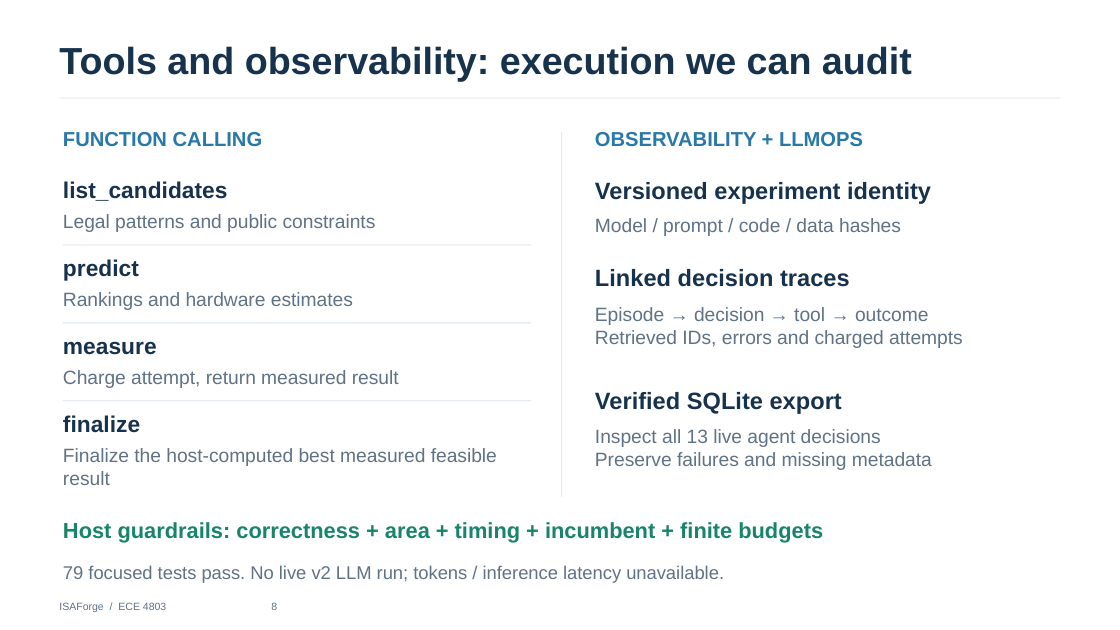
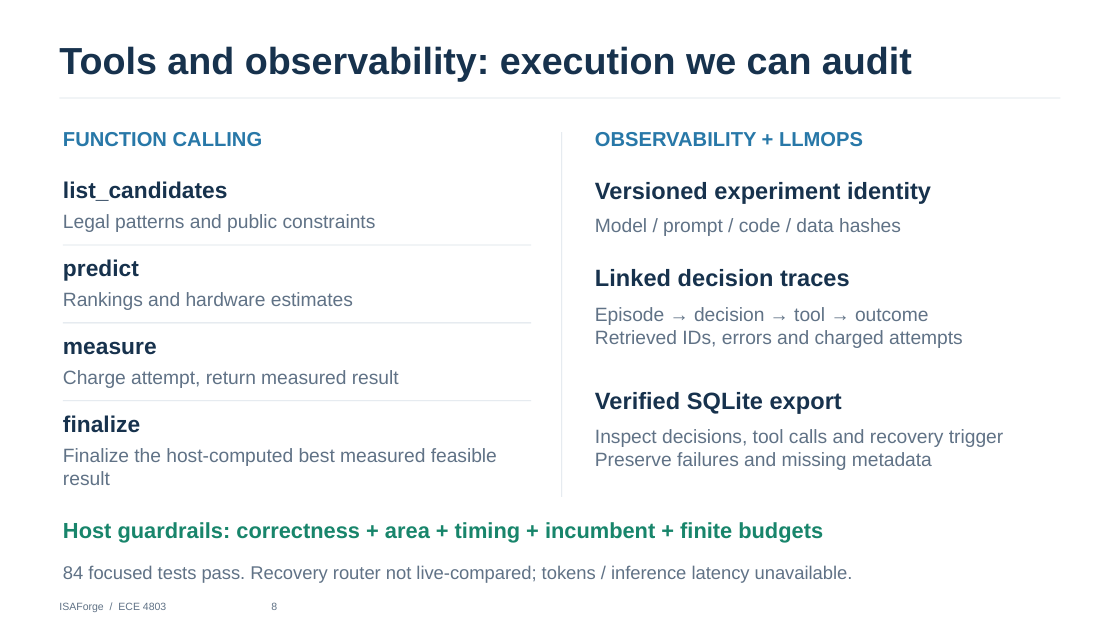
Before and after one commit to jas0nriverah/agentic-riscv-codesign, a slide deck: slide 8 of submissions/midterm-2026-10-28/isaforge-midterm-progress-slides-final.pptx. Drawn at 1120x630 pixels with LibreOffice and Linux fonts; fonts in the diff are those of the drawing. Boxes give left, top, right and bottom in pixels: in the first picture for what was removed or moved away, otherwise in the second. Text is boxed around its words. In the diff, an @@ line names an element or a change of style, - is before the commit and + after.

Commit message:
Add host-feedback recovery to bounded LLM router

```diff
--- a/submissions/midterm-2026-10-28/isaforge-midterm-progress-slides-final.pptx
+++ b/submissions/midterm-2026-10-28/isaforge-midterm-progress-slides-final.pptx
@@ text at <box>595,429,1003,447</box>: text changed @@
-Inspect all 13 live agent decisions
+Inspect decisions, tool calls and recovery trigger
@@ text at <box>63,565,853,583</box>: text changed @@
-79 focused tests pass. No live v2 LLM run; tokens / inference latency unavailable.
+84 focused tests pass. Recovery router not live-compared; tokens / inference latency unavailable.
```
Also in this commit, not shown: 1 other slide changed, 12 other files.
